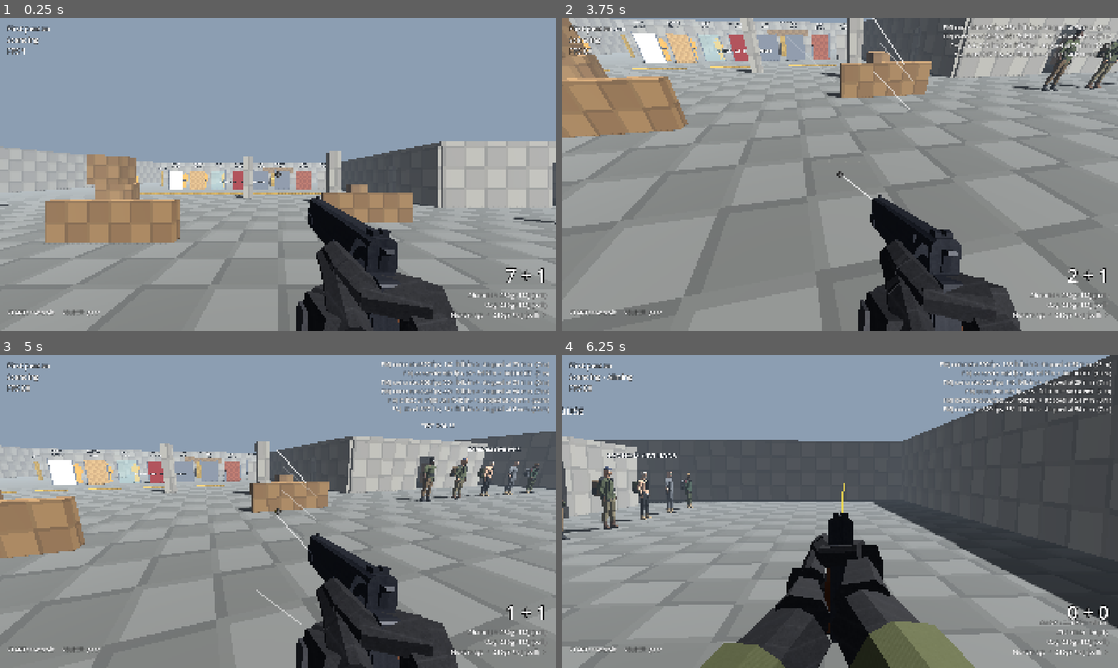
Above: before the commit, frames 1-4 (two rows, left to right).
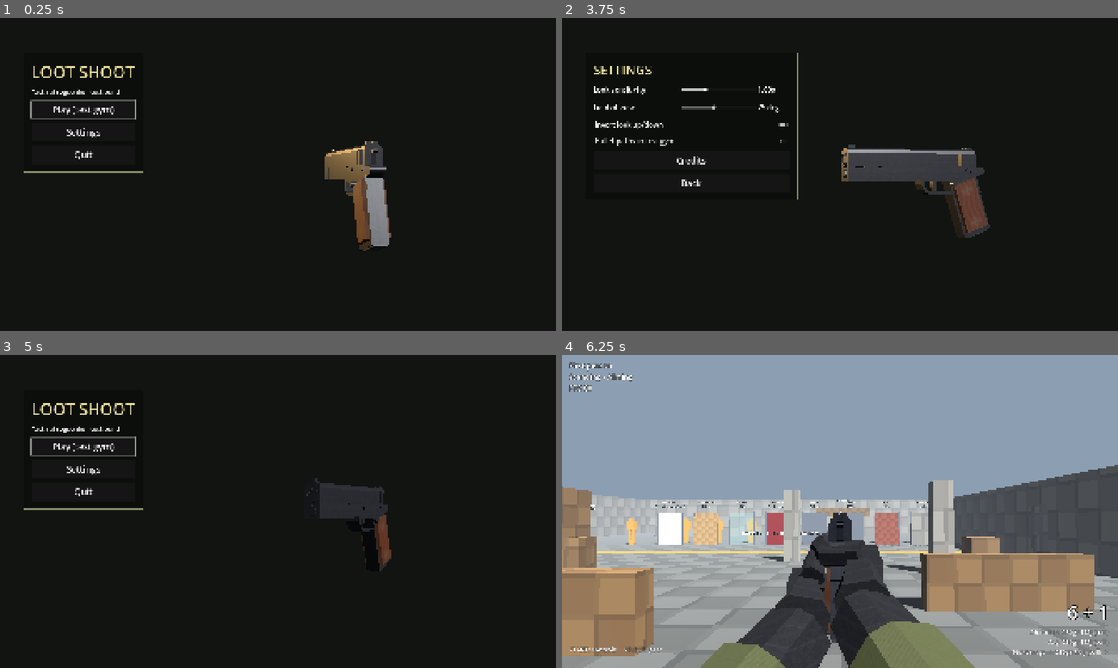
Above: after the commit, the same moments.

Repository: Beefnasty96/Loot-shoot-
Game: Godot game, scene res://scenes/main_menu.tscn
Same seed, same stepped clock (60 frames per second), same inputs: the game is played once before the commit and once after it. Before the commit the project starts from res://scenes/gym.tscn.
Inputs (mouse positions are in pixels of both pictures, inside the frame that each line leads up to):
- Up to frame 1 (0.25 s): no input
- Up to frame 2 (3.75 s): click (645, 130) at 0.5 s, where only the run after the commit has a clickable "Settings"; click (689, 124) at 1.25 s, where only the run after the commit has a clickable "Invert look up/down"; click (689, 140) at 2 s, where only the run after the commit has a clickable "Bullet paths in test gym"; click (689, 158) at 2.75 s, where only the run after the commit has a clickable "Credits"; click (673, 230) at 3.5 s, where only the run after the commit has a clickable "Back"
- Up to frame 3 (5 s): click (127, 520) at 4.25 s, where only the run after the commit has a clickable "Back"
- Up to frame 4 (6.25 s): click (645, 445) at 5 s, where only the run after the commit has a clickable "Play (test gym)"; move the mouse to (867, 511) at 5.77 s; hold W (move_forward) from 5.78 s (still down); hold Right mouse button (aim) from 5.78 s (still down); click (867, 511) at 5.92 s; tap 1 (switch_weapon) at 6.05 s

The runs differ from the first frame. In frame 1, 97% of the frame differs, in the area x 0-100%, y 0-100%; in frame 2, 97%; in frame 3, 97%; in frame 4, 51%.

Commit message:
US units everywhere, main menu with Settings and Credits
- Units helper: feet / inches / pounds in every player-facing readout
  (ballistics readout, gear weight); engine stays metric internally
- Gym: firing lane at 25/50/75 ft; barriers in standard US sizes
  (1/2 in drywall, 3/4 in plywood, 1/4 in glass, 22 ga car door,
  1/8 and 1/4 in steel, 4 in brick, 6 in concrete)
- Main menu (new start scene): Play / Settings / Quit over a turning 1911;
  Settings: look sensitivity, FOV, invert look, bullet paths, Credits;
  saved to user://settings.cfg (Settings autoload)
- Pause: Y quits to the main menu
- Credits: game design and human base model by Beefnasty96

Co-Authored-By: Claude Opus 5.5 <noreply@anthropic.com>
Claude-Session: https://claude.ai/code/session_01QXqqGyHiPX8ozsMC328raT

Diff:
--- a/project.godot
+++ b/project.godot
@@ -7,13 +7,14 @@
 
 config/name="Loot Shoot"
 config/version="0.1.0"
-run/main_scene="res://scenes/gym.tscn"
+run/main_scene="res://scenes/main_menu.tscn"
 config/features=PackedStringArray("4.7", "Mobile")
 
 [autoload]
 
 InputSetup="*res://scripts/input_setup.gd"
 Ballistics="*res://scripts/ballistics/ballistics.gd"
+Settings="*res://scripts/settings.gd"
 
 [display]
 
--- /dev/null
+++ b/scenes/main_menu.tscn
@@ -0,0 +1,6 @@
+[gd_scene load_steps=2 format=3]
+
+[ext_resource type="Script" path="res://scripts/ui/main_menu.gd" id="1_menu"]
+
+[node name="MainMenu" type="Node3D"]
+script = ExtResource("1_menu")
--- a/scripts/gym.gd
+++ b/scripts/gym.gd
@@ -15,7 +15,7 @@
 
 func _ready() -> void:
 	DisplayServer.screen_set_keep_on(true)
-	Ballistics.debug_enabled = true  # bullet paths + readout on by default in the test gym
+	Ballistics.debug_enabled = Settings.show_bullet_paths  # bullet paths + readout (Settings, default on)
 	_mat_floor = _checker_material(Color(0.42, 0.42, 0.40), Color(0.36, 0.36, 0.34), 1.0)
 	_mat_wall = _checker_material(Color(0.62, 0.60, 0.55), Color(0.56, 0.54, 0.50), 1.0)
 	_mat_cover = _checker_material(Color(0.55, 0.42, 0.26), Color(0.48, 0.36, 0.22), 0.5)
@@ -149,13 +149,13 @@
 
 
 func _build_lane() -> void:
-	# Firing lane down the west side: posts every 10 m from the line at z = 18.
+	# Firing lane down the west side: posts at 25 / 50 / 75 ft from the line at z = 18.
 	_box(Vector3(6, 0.05, 0.2), Vector3(-14, 0.03, 18), _mat_accent)  # firing line
 	_label("FIRING LINE", Vector3(-14, 1.2, 18.5), 64)
-	for d: int in [10, 20, 30]:
-		var z: float = 18.0 - d
+	for ft: int in [25, 50, 75]:
+		var z: float = 18.0 - ft * Units.FT_TO_M
 		_box(Vector3(0.25, 2.0, 0.25), Vector3(-17, 1.0, z), _mat_accent)
-		_label("%d m" % d, Vector3(-17, 2.5, z))
+		_label("%d ft" % ft, Vector3(-17, 2.5, z))
 	# Backstop.
 	_box(Vector3(8, 3, 0.6), Vector3(-14, 1.5, -15), _mat_wall)
 
@@ -249,14 +249,14 @@
 	var conc := _mat_wall
 	# name, ballistic material, sheet thickness (m), sheets, gap between sheets (m), look
 	var rows := [
-		["DRYWALL\nstud wall", "drywall", 0.0127, 2, 0.09, white],
-		["PLYWOOD\n19 mm", "plywood", 0.019, 1, 0.0, ply],
-		["GLASS\n6 mm", "glass", 0.006, 1, 0.0, glass],
-		["CAR DOOR\n2 x 0.8 mm", "sheet_metal", 0.0008, 2, 0.1, car],
-		["STEEL\n3 mm", "steel", 0.003, 1, 0.0, steel],
-		["STEEL\n6 mm", "steel", 0.006, 1, 0.0, steel],
-		["BRICK\n100 mm", "brick", 0.1, 1, 0.0, brick],
-		["CONCRETE\n150 mm", "concrete", 0.15, 1, 0.0, conc],
+		["DRYWALL\n2 x 1/2 in stud wall", "drywall", 0.5 * Units.IN_TO_M, 2, 3.5 * Units.IN_TO_M, white],
+		["PLYWOOD\n3/4 in", "plywood", 0.75 * Units.IN_TO_M, 1, 0.0, ply],
+		["GLASS\n1/4 in", "glass", 0.25 * Units.IN_TO_M, 1, 0.0, glass],
+		["CAR DOOR\n2 x 22 gauge", "sheet_metal", 0.03 * Units.IN_TO_M, 2, 4.0 * Units.IN_TO_M, car],
+		["STEEL\n1/8 in", "steel", 0.125 * Units.IN_TO_M, 1, 0.0, steel],
+		["STEEL\n1/4 in", "steel", 0.25 * Units.IN_TO_M, 1, 0.0, steel],
+		["BRICK\n4 in", "brick", 4.0 * Units.IN_TO_M, 1, 0.0, brick],
+		["CONCRETE\n6 in", "concrete", 6.0 * Units.IN_TO_M, 1, 0.0, conc],
 	]
 	var z := -4.0
 	for i in rows.size():
@@ -276,10 +276,10 @@
 
 
 func _build_dummies() -> void:
-	# Firing lane: 10 / 20 / 30 m.
-	for d in [10, 20, 30]:
+	# Firing lane: 25 / 50 / 75 ft.
+	for ft: int in [25, 50, 75]:
 		var dummy := TargetDummy.new()
-		dummy.position = Vector3(-14.0, 0.0, 18.0 - d)
+		dummy.position = Vector3(-14.0, 0.0, 18.0 - ft * Units.FT_TO_M)
 		add_child(dummy)
 	# Inside the house, behind the drywall partition: shoot it from the front room.
 	var hidden := TargetDummy.new()
--- a/scripts/hud.gd
+++ b/scripts/hud.gd
@@ -95,9 +95,9 @@
 		"L1 / R1 ........... lean         B ......... crouch",
 		"SELECT ............ gear (clothes, bags, hats)",
 		"",
-		"Sights are zeroed at 25 yd for 230gr ball.",
+		"Sights are zeroed at 25 yd (75 ft) for 230gr ball.",
 		"Bullet paths: white = flying, orange = after penetrating, yellow = ricochet.",
-		"START to resume",
+		"START to resume      Y: quit to main menu",
 	])
 	_pause_panel.add_child(text)
 	add_child(_pause_panel)
@@ -115,6 +115,9 @@
 		if paused and Input.mouse_mode == Input.MOUSE_MODE_CAPTURED:
 			Input.mouse_mode = Input.MOUSE_MODE_VISIBLE
 		get_viewport().set_input_as_handled()
+	elif get_tree().paused and event.is_action_pressed("switch_weapon"):
+		get_tree().paused = false
+		get_tree().change_scene_to_file("res://scenes/main_menu.tscn")
 	elif event.is_action_pressed("toggle_debug"):
 		Ballistics.debug_enabled = not Ballistics.debug_enabled
 
@@ -125,9 +128,9 @@
 	var line := "%s %s: %d fps, %d ft-lb in" % [a.short_name, what, roundi(AmmoType.ms_to_fps(info.speed_in)), roundi(AmmoType.j_to_ftlb(info.energy_in))]
 	match info.result:
 		"penetrated":
-			line += " -> through %d mm, %d fps out" % [roundi(info.thickness_mm), roundi(AmmoType.ms_to_fps(info.speed_out))]
+			line += " -> through %s, %d fps out" % [Units.inches(info.thickness_mm), roundi(AmmoType.ms_to_fps(info.speed_out))]
 		"stopped":
-			line += " -> stopped at %d mm" % roundi(info.depth_mm)
+			line += " -> stopped at %s" % Units.inches(info.depth_mm)
 		"ricochet":
 			line += " -> RICOCHET"
 		"disintegrated":
@@ -140,7 +143,7 @@
 		line += " [deformed]"
 	if info.zone != "":
 		line += " -%d HP" % roundi(info.damage)
-	line += "  (%d m)" % roundi(info.distance)
+	line += "  (%s)" % Units.feet(info.distance)
 	_hit_lines.push_front(line)
 	if _hit_lines.size() > 6:
 		_hit_lines.resize(6)
--- a/scripts/player.gd
+++ b/scripts/player.gd
@@ -137,8 +137,9 @@
 
 func _unhandled_input(event: InputEvent) -> void:
 	if event is InputEventMouseMotion and Input.mouse_mode == Input.MOUSE_MODE_CAPTURED:
-		var s := aim_look_scale if aiming else 1.0
-		_turn(-event.relative.x * mouse_sensitivity * s, -event.relative.y * mouse_sensitivity * s)
+		var s := (aim_look_scale if aiming else 1.0) * Settings.look_sensitivity
+		var inv := -1.0 if Settings.invert_look_y else 1.0
+		_turn(-event.relative.x * mouse_sensitivity * s, -event.relative.y * mouse_sensitivity * s * inv)
 	elif event is InputEventMouseButton and event.pressed and OS.has_feature("pc"):
 		Input.mouse_mode = Input.MOUSE_MODE_CAPTURED
 
@@ -185,8 +186,9 @@
 	var look := Input.get_vector("look_left", "look_right", "look_up", "look_down")
 	if look.length() > 0.0:
 		look = look.normalized() * pow(look.length(), 2.0)
-		var speed := look_speed_deg * (aim_look_scale if aiming else 1.0)
-		_turn(-look.x * speed * delta, -look.y * speed * delta)
+		var speed := look_speed_deg * (aim_look_scale if aiming else 1.0) * Settings.look_sensitivity
+		var inv := -1.0 if Settings.invert_look_y else 1.0
+		_turn(-look.x * speed * delta, -look.y * speed * delta * inv)
 
 	if _recoil_recover > 0.0:
 		var settle := minf(_recoil_recover, delta * 14.0)
@@ -239,8 +241,9 @@
 	character.move_speed = Vector2(velocity.x, velocity.z).length()
 	character.crouch = move_toward(character.crouch, 1.0 if crouching else 0.0, delta * 5.0)
 
-	var target_fov := fov_aim if aiming else fov_normal
+	var target_fov := fov_aim * Settings.fov / 75.0 if aiming else Settings.fov
 	fp_camera.fov = lerpf(fp_camera.fov, target_fov, minf(1.0, delta * 12.0))
+	tp_camera.fov = Settings.fov
 
 
 func _physics_process(delta: float) -> void:
--- /dev/null
+++ b/scripts/settings.gd
@@ -0,0 +1,35 @@
+extends Node
+## Autoload "Settings": player options, saved to user://settings.cfg.
+
+signal changed
+
+const PATH := "user://settings.cfg"
+
+var look_sensitivity := 1.0     ## Multiplier on stick/mouse look speed.
+var invert_look_y := false
+var fov := 75.0                 ## Vertical field of view, degrees.
+var show_bullet_paths := true   ## In the test gym.
+
+
+func _ready() -> void:
+	load_settings()
+
+
+func load_settings() -> void:
+	var cfg := ConfigFile.new()
+	if cfg.load(PATH) != OK:
+		return
+	look_sensitivity = cfg.get_value("controls", "look_sensitivity", look_sensitivity)
+	invert_look_y = cfg.get_value("controls", "invert_look_y", invert_look_y)
+	fov = cfg.get_value("video", "fov", fov)
+	show_bullet_paths = cfg.get_value("gameplay", "show_bullet_paths", show_bullet_paths)
+
+
+func save_settings() -> void:
+	var cfg := ConfigFile.new()
+	cfg.set_value("controls", "look_sensitivity", look_sensitivity)
+	cfg.set_value("controls", "invert_look_y", invert_look_y)
+	cfg.set_value("video", "fov", fov)
+	cfg.set_value("gameplay", "show_bullet_paths", show_bullet_paths)
+	cfg.save(PATH)
+	changed.emit()
--- a/scripts/ui/gear_menu.gd
+++ b/scripts/ui/gear_menu.gd
@@ -112,4 +112,4 @@
 		_rows.add_child(l)
 	var sel := eq.get_slot(Equipment.SLOTS[_slot])
 	var desc := sel.item.description if sel else ("Nothing to wear here yet." if GearDB.for_slot(Equipment.SLOTS[_slot]).is_empty() else "Empty.")
-	_info.text = "\n%s\nWorn: %.1f kg   Storage: %d L" % [desc, eq.total_weight(), roundi(eq.total_capacity())]
+	_info.text = "\n%s\nWorn: %s   Storage: %d L" % [desc, Units.pounds(eq.total_weight()), roundi(eq.total_capacity())]
--- /dev/null
+++ b/scripts/ui/main_menu.gd
@@ -0,0 +1,211 @@
+extends Node3D
+## Main menu: a slowly turning 1911 behind Play / Settings / Quit.
+## Settings holds the options and the Credits page. Works with the Thor's
+## controls (D-pad + A/B) and the touchscreen.
+
+const GYM := "res://scenes/gym.tscn"
+const CREDITS := [
+	["LOOT SHOOT", ""],
+	["Game design", "Beefnasty96"],
+	["Human base model", "Beefnasty96"],
+	["Code, weapons, gear, textures, sounds", "Built with Claude (Anthropic)"],
+	["Engine", "Godot Engine 4.7 (MIT license)"],
+	["Ballistics references", "Published factory data and 10% gel tests"],
+]
+
+var _gun: Node3D
+var _pages := {}
+var _ui: CanvasLayer
+
+
+func _ready() -> void:
+	get_tree().paused = false
+	Input.mouse_mode = Input.MOUSE_MODE_VISIBLE
+	_build_backdrop()
+	_ui = CanvasLayer.new()
+	add_child(_ui)
+	_pages.main = _page_main()
+	_pages.settings = _page_settings()
+	_pages.credits = _page_credits()
+	_show("main")
+
+
+func _process(delta: float) -> void:
+	if _gun:
+		_gun.rotate_y(delta * 0.5)
+
+
+func _unhandled_input(event: InputEvent) -> void:
+	if event.is_action_pressed("ui_cancel"):
+		if _pages.credits.visible:
+			_show("settings")
+		elif _pages.settings.visible:
+			Settings.save_settings()
+			_show("main")
+
+
+# ------------------------------------------------------------------ backdrop
+
+func _build_backdrop() -> void:
+	var env := Environment.new()
+	env.background_mode = Environment.BG_COLOR
+	env.background_color = Color(0.07, 0.08, 0.07)
+	env.ambient_light_source = Environment.AMBIENT_SOURCE_COLOR
+	env.ambient_light_color = Color(0.4, 0.42, 0.4)
+	var we := WorldEnvironment.new()
+	we.environment = env
+	add_child(we)
+	var light := DirectionalLight3D.new()
+	light.rotation_degrees = Vector3(-35, 40, 0)
+	light.light_energy = 1.4
+	add_child(light)
+	var rim := OmniLight3D.new()
+	rim.position = Vector3(-0.4, 0.2, -0.5)
+	rim.light_color = Color(1.0, 0.8, 0.5)
+	rim.light_energy = 1.5
+	add_child(rim)
+	var cam := Camera3D.new()
+	cam.position = Vector3(0.0, -0.02, 0.6)
+	cam.fov = 40
+	add_child(cam)
+	_gun = Node3D.new()
+	_gun.position = Vector3(0.1, 0.0, 0)
+	add_child(_gun)
+	var model: Node3D = load("res://assets/weapons/m1911/m1911.glb").instantiate()
+	model.position = Vector3(0, 0, 0.03)
+	_gun.add_child(model)
+
+
+# ------------------------------------------------------------------ pages
+
+func _panel() -> VBoxContainer:
+	var panel := PanelContainer.new()
+	var style := StyleBoxFlat.new()
+	style.bg_color = Color(0.04, 0.05, 0.04, 0.8)
+	style.set_content_margin_all(28)
+	style.border_color = Color(0.5, 0.55, 0.4)
+	style.set_border_width_all(2)
+	panel.add_theme_stylebox_override("panel", style)
+	panel.position = Vector2(80, 120)
+	_ui.add_child(panel)
+	var box := VBoxContainer.new()
+	box.add_theme_constant_override("separation", 14)
+	panel.add_child(box)
+	return box
+
+
+func _title(box: VBoxContainer, text: String, size := 56) -> void:
+	var l := Label.new()
+	l.text = text
+	l.add_theme_font_size_override("font_size", size)
+	l.add_theme_color_override("font_color", Color(0.9, 0.85, 0.6))
+	box.add_child(l)
+
+
+func _button(box: VBoxContainer, text: String, action: Callable) -> Button:
+	var b := Button.new()
+	b.text = text
+	b.custom_minimum_size = Vector2(360, 64)
+	b.add_theme_font_size_override("font_size", 30)
+	b.pressed.connect(action)
+	box.add_child(b)
+	return b
+
+
+func _page_main() -> Control:
+	var box := _panel()
+	_title(box, "LOOT SHOOT")
+	var sub := Label.new()
+	sub.text = "Tactical roguelike - test build"
+	sub.add_theme_font_size_override("font_size", 22)
+	box.add_child(sub)
+	_button(box, "Play (test gym)", func(): get_tree().change_scene_to_file(GYM))
+	_button(box, "Settings", func(): _show("settings"))
+	_button(box, "Quit", func(): get_tree().quit())
+	return box.get_parent()
+
+
+func _page_settings() -> Control:
+	var box := _panel()
+	_title(box, "SETTINGS", 44)
+	_slider(box, "Look sensitivity", 0.3, 2.5, 0.05, Settings.look_sensitivity, func(v): Settings.look_sensitivity = v, "%.2fx")
+	_slider(box, "Field of view", 60.0, 95.0, 1.0, Settings.fov, func(v): Settings.fov = v, "%d deg")
+	_check(box, "Invert look up/down", Settings.invert_look_y, func(on): Settings.invert_look_y = on)
+	_check(box, "Bullet paths in test gym", Settings.show_bullet_paths, func(on): Settings.show_bullet_paths = on)
+	_button(box, "Credits", func(): _show("credits"))
+	_button(box, "Back", func():
+		Settings.save_settings()
+		_show("main"))
+	return box.get_parent()
+
+
+func _page_credits() -> Control:
+	var box := _panel()
+	_title(box, "CREDITS", 44)
+	for row: Array in CREDITS:
+		if row[1] == "":
+			continue
+		var head := Label.new()
+		head.text = row[0]
+		head.add_theme_font_size_override("font_size", 20)
+		head.add_theme_color_override("font_color", Color(0.65, 0.68, 0.6))
+		box.add_child(head)
+		var who := Label.new()
+		who.text = row[1]
+		who.add_theme_font_size_override("font_size", 28)
+		box.add_child(who)
+	_button(box, "Back", func(): _show("settings"))
+	return box.get_parent()
+
+
+func _slider(box: VBoxContainer, label: String, lo: float, hi: float, step: float, value: float, on_change: Callable, fmt: String) -> void:
+	var row := HBoxContainer.new()
+	var l := Label.new()
+	l.text = label
+	l.custom_minimum_size = Vector2(300, 0)
+	l.add_theme_font_size_override("font_size", 24)
+	row.add_child(l)
+	var s := HSlider.new()
+	s.min_value = lo
+	s.max_value = hi
+	s.step = step
+	s.value = value
+	s.custom_minimum_size = Vector2(260, 48)
+	row.add_child(s)
+	var v := Label.new()
+	v.text = fmt % value
+	v.custom_minimum_size = Vector2(110, 0)
+	v.add_theme_font_size_override("font_size", 24)
+	row.add_child(v)
+	s.value_changed.connect(func(x):
+		on_change.call(x)
+		v.text = fmt % x)
+	box.add_child(row)
+
+
+func _check(box: VBoxContainer, label: String, value: bool, on_change: Callable) -> void:
+	var c := CheckButton.new()
+	c.text = label
+	c.button_pressed = value
+	c.add_theme_font_size_override("font_size", 24)
+	c.toggled.connect(on_change)
+	box.add_child(c)
+
+
+func _show(page: String) -> void:
+	for k: String in _pages:
+		_pages[k].visible = k == page
+	# Focus the first button so the D-pad works straight away.
+	var first: Control = _first_focusable(_pages[page])
+	if first:
+		first.grab_focus.call_deferred()
+
+
+func _first_focusable(node: Node) -> Control:
+	for c in node.get_children():
+		if c is Button or c is HSlider:
+			return c
+		var f := _first_focusable(c)
+		if f:
+			return f
+	return null
--- /dev/null
+++ b/scripts/units.gd
@@ -0,0 +1,25 @@
+class_name Units
+extends RefCounted
+## Everything shown to the player is in US units (feet, inches, pounds, fps, ft-lbs).
+## The engine and the physics keep working in metres/kilograms internally.
+
+const M_TO_FT := 3.28084
+const MM_TO_IN := 1.0 / 25.4
+const KG_TO_LB := 2.20462
+const FT_TO_M := 0.3048
+const IN_TO_M := 0.0254
+
+
+static func feet(metres: float) -> String:
+	return "%d ft" % roundi(metres * M_TO_FT)
+
+
+static func inches(mm: float) -> String:
+	var v := mm * MM_TO_IN
+	if v < 1.0:
+		return "%.2f in" % v
+	return "%.1f in" % v
+
+
+static func pounds(kg: float) -> String:
+	return "%.1f lb" % (kg * KG_TO_LB)
Not shown, added: scripts/settings.gd.uid
Not shown, added: scripts/ui/main_menu.gd.uid
Not shown, added: scripts/units.gd.uid
Not shown, changed: CREDITS.md
